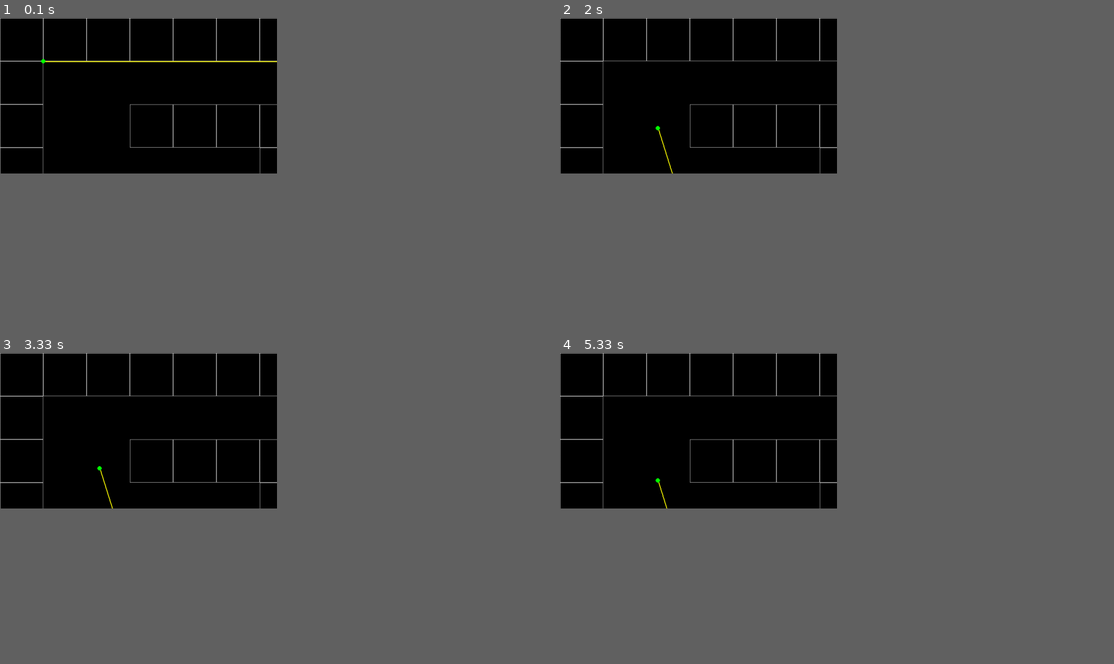
Above: before the commit, frames 1-4 (two rows, left to right).
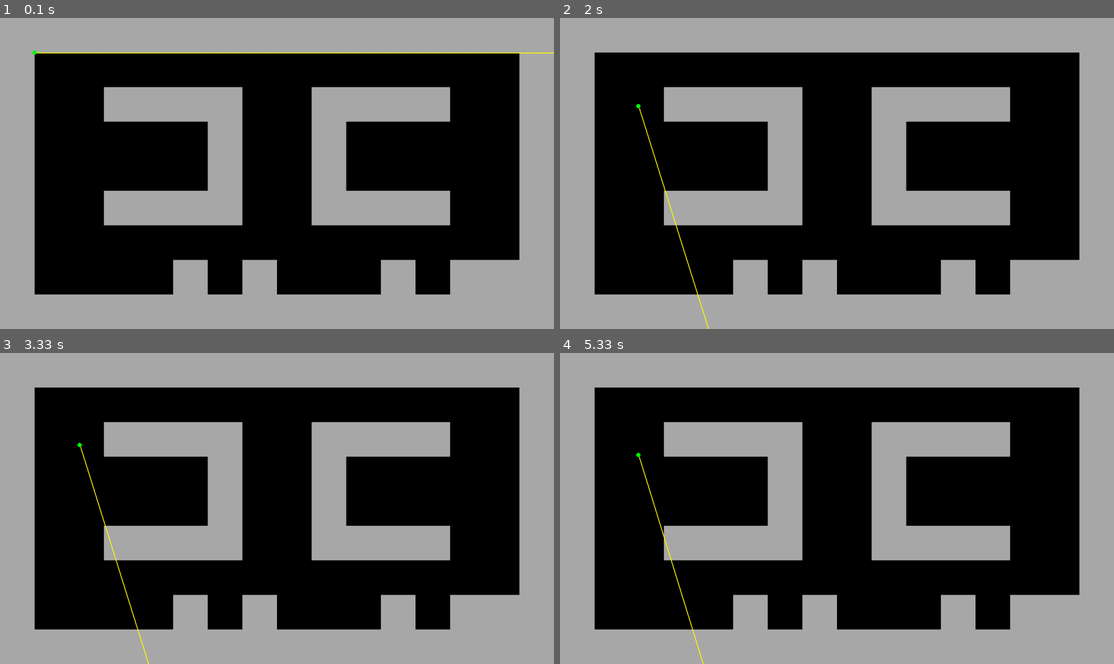
Above: after the commit, the same moments.

Repository: siddcyber/pygameDOOM
Game: pygame game, started from main.py
Two runs of this game, one before a commit and one after it. Both use one fixed random seed, a clock stepped at 60 frames per second and the inputs below.
Inputs:
- Up to frame 1 (0.1 s): no input
- Up to frame 2 (2 s): hold Right 0.33-0.8 s; hold Right 0.83-1.3 s; hold D 0.83-1.3 s; hold Left 1.33-1.87 s; hold A 1.33-1.87 s; hold Left from 1.9 s (still down); hold A from 1.9 s (still down)
- Up to frame 3 (3.33 s): release Left at 2.3 s; release A at 2.3 s; hold Right 2.33-2.97 s; hold D 2.33-2.97 s; hold Left from 3 s (still down); hold A from 3 s (still down)
- Up to frame 4 (5.33 s): release Left at 3.47 s; release A at 3.47 s; hold Right 3.5-3.97 s; hold D 3.5-3.97 s; hold Right 4-4.47 s; hold D 4-4.47 s; hold Left 4.5-5.03 s; hold A 4.5-5.03 s; hold Left from 5.07 s (still down); hold A from 5.07 s (still down)
In our replay, the window is 450x253 before the commit and 900x506 after it. These sizes can differ from the game's own. Grey fills any space a smaller window leaves; there, only what the larger window draws over its background counts as a difference.

The runs differ from the first frame. In frame 1, 50% of the frame differs, in the area x 0-100%, y 0-89%; in frame 2, 50%; in frame 3, 50%; in frame 4, 50%.

Commit message:
added code to scale map as per screen size

Diff:
--- a/Map.py
+++ b/Map.py
@@ -1,4 +1,5 @@
 import pygame as game
+from settings import width
 
 _ = False
 minimap = [
@@ -6,12 +7,14 @@
     [1, _, _, _, _, _, _, _, _, _, _, _, _, _, _, 1],
     [1, _, _, 1, 1, 1, 1, _, _, 1, 1, 1, 1, _, _, 1],
     [1, _, _, _, _, _, 1, _, _, 1, _, _, _, _, _, 1],
-    [1, _, _, _, _, _, 1, _, _, 1, _, _, _, _,  _,1],
-    [1, _, _, 1, 1, 1, 1, _, _, 1, 1, 1, 1, _,  _,1],
+    [1, _, _, _, _, _, 1, _, _, 1, _, _, _, _, _, 1],
+    [1, _, _, 1, 1, 1, 1, _, _, 1, 1, 1, 1, _, _, 1],
     [1, _, _, _, _, _, _, _, _, _, _, _, _, _, _, 1],
     [1, _, _, _, _, 1, _, 1, _, _, _, 1, _, 1, 1, 1],
     [1, 1, 1, 1, 1, 1, 1, 1, 1, 1, 1, 1, 1, 1, 1, 1],
 ]
+
+mapScaling = int(width // int(len(minimap[0])))
 
 
 class Map:
@@ -29,5 +32,6 @@
 
     def draw(self):
         for pos in self.world_map:
-            # length, width
-            game.draw.rect(self.game.screen, 'darkgray', (pos[0] * 100, pos[1] * 100, 100, 100), 1)
+            # top, left, length, width
+            game.draw.rect(self.game.screen, 'darkgray',
+                           (pos[0] * mapScaling, pos[1] * mapScaling, mapScaling, mapScaling))
--- a/player.py
+++ b/player.py
@@ -1,6 +1,7 @@
 from settings import *
 import pygame as pg
 import math
+from Map import mapScaling
 
 
 class Player:
@@ -47,11 +48,12 @@
         if self.check_wall(int(self.x), int(self.y + dy)):
             self.y += dy
 
+    #  changes here refers to invisible walls (fixz bug)
     def draw(self):
-        pg.draw.line(self.game.screen, 'yellow', (self.x * 100, self.y * 100),
-                     (self.x * 100 + width * math.cos(self.angle),
-                      self.y * 100 + width * math.sin(self.angle)), 2)
-        pg.draw.circle(self.game.screen, 'green', (self.x * 100, self.y * 100), 5)
+        pg.draw.line(self.game.screen, 'yellow', (self.x * mapScaling, self.y * mapScaling),
+                     (self.x * mapScaling + width * math.cos(self.angle),
+                      self.y * mapScaling + width * math.sin(self.angle)), 2)
+        pg.draw.circle(self.game.screen, 'green', (self.x * mapScaling, self.y * mapScaling), 5)
 
     def update(self):
         self.movement()
--- a/settings.py
+++ b/settings.py
@@ -2,8 +2,8 @@
 from win32api import GetSystemMetrics
 
 # game settings
-# windowSize = "1080p"
-windowSize = "720p"
+windowSize = "1080p"
+# windowSize = "720p"
 
 if windowSize == "1080p":
     width = int(GetSystemMetrics(0))
